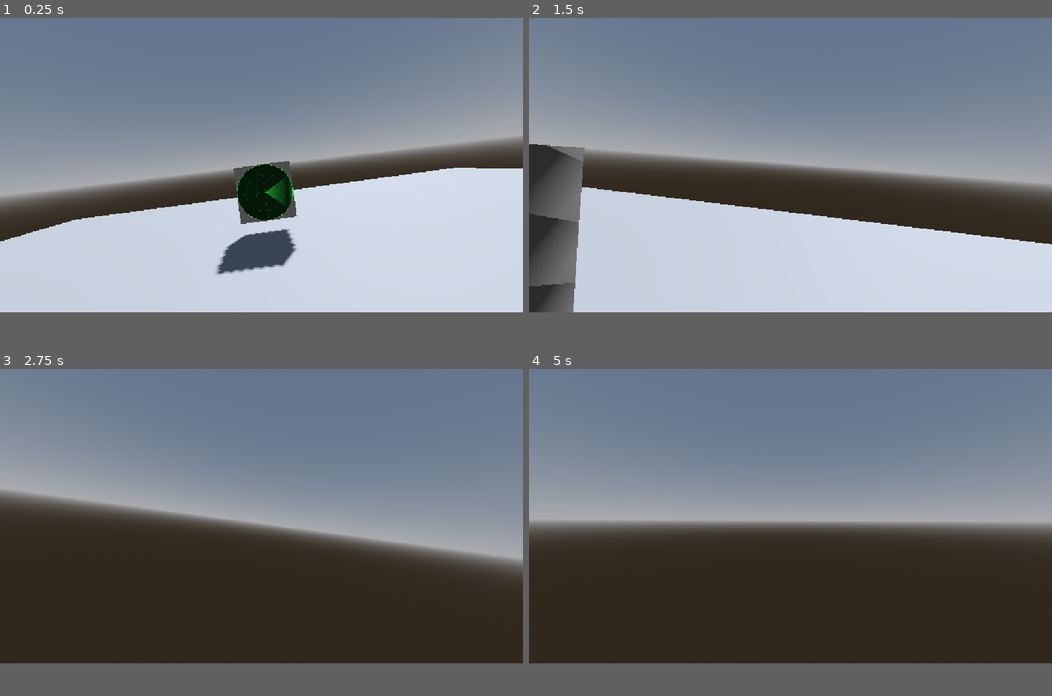
Above: before the commit, frames 1-4 (two rows, left to right).
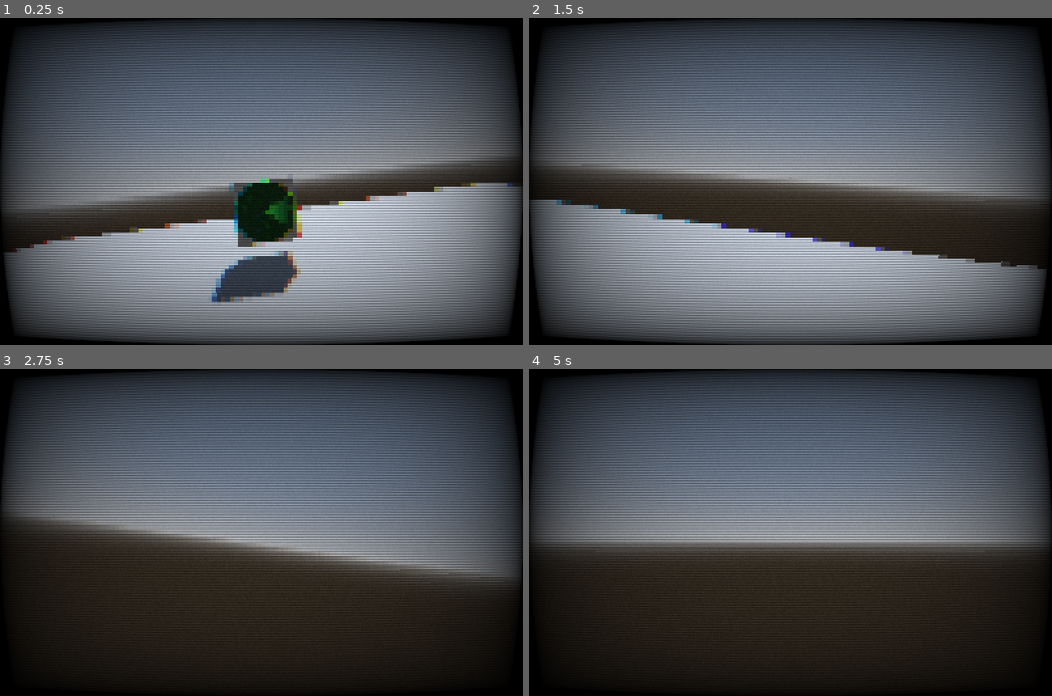
Above: after the commit, the same moments.

Repository: JCGabr/Ascension
Game: Godot game, scene res://map/test_map.tscn
Same seed, same stepped clock (60 frames per second), same inputs: the game is played once before the commit and once after it.
Inputs (mouse positions are in pixels of both pictures, inside the frame that each line leads up to):
- Up to frame 1 (0.25 s): no input
- Up to frame 2 (1.5 s): tap Enter (ui_accept) at 0.5, 0.77 s; move the mouse to (816, 165) at 0.52 s; hold W (up) from 0.53 s (still down); right-click (816, 165) at 0.6 s; move the mouse to (764, 165) at 1.27 s; right-click (764, 165) at 1.35 s
- Up to frame 3 (2.75 s): keep holding W (up); tap Enter (ui_accept) at 1.52 s; move the mouse to (271, 509) at 2.02 s; right-click (271, 509) at 2.1 s
- Up to frame 4 (5 s): keep holding W (up); move the mouse to (785, 519) at 2.77 s; right-click (785, 519) at 2.85 s; tap Enter (ui_accept) at 3.02, 3.77, 4.52 s; move the mouse to (827, 519) at 3.52 s; right-click (827, 519) at 3.6 s; move the mouse to (748, 512) at 4.27 s; right-click (748, 512) at 4.35 s
In our replay, the window is 800x450 before the commit and 800x500 after it. These sizes can differ from the game's own. Grey fills any space a smaller window leaves; there, only what the larger window draws over its background counts as a difference.

The runs differ from the first frame. In frame 1, 87% of the frame differs, in the area x 0-100%, y 0-100%; in frame 2, 81%; in frame 3, 57%; in frame 4, 57%.

Commit message:
feat(shader): add shader and window config

Diff:
--- a/map/test_map.tscn
+++ b/map/test_map.tscn
@@ -3,6 +3,7 @@
 [ext_resource type="Script" uid="uid://dih1db2nuqdm0" path="res://map/base.gd" id="1_qyrbn"]
 [ext_resource type="PackedScene" uid="uid://dvkwcyjti5svh" path="res://player/player.tscn" id="1_r1p3x"]
 [ext_resource type="PackedScene" uid="uid://lqd71ggnd5ua" path="res://interactuable_objects/console.tscn" id="2_qyrbn"]
+[ext_resource type="Shader" uid="uid://imi872kt56kx" path="res://shader/pixel_tv.gdshader" id="4_67hre"]
 
 [sub_resource type="ProceduralSkyMaterial" id="ProceduralSkyMaterial_4qc02"]
 sky_horizon_color = Color(0.66224277, 0.6717428, 0.6867428, 1)
@@ -61,6 +62,18 @@
 &"shake": SubResource("Animation_qyrbn")
 }
 
+[sub_resource type="ShaderMaterial" id="ShaderMaterial_1cmj6"]
+shader = ExtResource("4_67hre")
+shader_parameter/pixel_size = 3.50000011875
+shader_parameter/curvature = 4.0
+shader_parameter/scanline_count = 230.518008574605
+shader_parameter/scanline_intensity = 0.3
+shader_parameter/chromatic_aberration = 0.003
+shader_parameter/vignette_strength = 0.8
+shader_parameter/vignette_softness = 0.5
+shader_parameter/noise_amount = 0.03
+shader_parameter/brightness = 1.1
+
 [node name="Submarine" type="Node3D" unique_id=1964483830 node_paths=PackedStringArray("animation_player", "player")]
 script = ExtResource("1_qyrbn")
 animation_player = NodePath("AnimationPlayer")
@@ -95,3 +108,14 @@
 
 [node name="AnimationPlayer" type="AnimationPlayer" parent="." unique_id=1412102744]
 libraries/ = SubResource("AnimationLibrary_67hre")
+
+[node name="CanvasLayer" type="CanvasLayer" parent="." unique_id=870450182]
+
+[node name="ColorRect" type="ColorRect" parent="CanvasLayer" unique_id=231204092]
+material = SubResource("ShaderMaterial_1cmj6")
+anchors_preset = 15
+anchor_right = 1.0
+anchor_bottom = 1.0
+grow_horizontal = 2
+grow_vertical = 2
+mouse_filter = 2
--- a/project.godot
+++ b/project.godot
@@ -21,6 +21,8 @@
 
 [display]
 
+window/size/viewport_width=1600
+window/size/viewport_height=1000
 window/stretch/mode="canvas_items"
 window/stretch/aspect="expand"
 
--- /dev/null
+++ b/shader/pixel_shader.gdshader
@@ -0,0 +1,19 @@
+shader_type canvas_item;
+
+uniform float pixel_size : hint_range(1.0, 64.0) = 8.0;
+uniform sampler2D screen_texture : hint_screen_texture, filter_nearest;
+
+void fragment() {
+    vec2 screen_size = 1.0 / SCREEN_PIXEL_SIZE;
+
+    // Coordenadas de pantalla actuales
+    vec2 uv = SCREEN_UV;
+
+    // Tamaño de cada "celda" pixel en UV de pantalla
+    vec2 cell = pixel_size / screen_size;
+
+    // Redondeamos al centro de la celda más cercana
+    vec2 pixelated_uv = floor(uv / cell) * cell + cell * 0.5;
+
+    COLOR = texture(screen_texture, pixelated_uv);
+}
--- /dev/null
+++ b/shader/pixel_tv.gdshader
@@ -0,0 +1,82 @@
+shader_type canvas_item;
+
+uniform sampler2D screen_texture : hint_screen_texture, filter_nearest;
+
+// --- Pixelado ---
+uniform float pixel_size : hint_range(1.0, 64.0) = 8.0;
+
+// --- Curvatura de pantalla ---
+uniform float curvature : hint_range(0.0, 10.0) = 4.0;
+
+// --- Scanlines ---
+uniform float scanline_count : hint_range(50.0, 800.0) = 240.0;
+uniform float scanline_intensity : hint_range(0.0, 1.0) = 0.3;
+
+// --- Aberración cromática ---
+uniform float chromatic_aberration : hint_range(0.0, 0.02) = 0.003;
+
+// --- Viñeta ---
+uniform float vignette_strength : hint_range(0.0, 2.0) = 0.8;
+uniform float vignette_softness : hint_range(0.1, 2.0) = 0.5;
+
+// --- Ruido/estática ---
+uniform float noise_amount : hint_range(0.0, 0.2) = 0.03;
+
+// --- Brillo general ---
+uniform float brightness : hint_range(0.5, 2.0) = 1.1;
+
+float random(vec2 uv) {
+    return fract(sin(dot(uv, vec2(12.9898, 78.233))) * 43758.5453);
+}
+
+vec2 curve_uv(vec2 uv) {
+    uv = uv * 2.0 - 1.0;
+    vec2 offset = abs(uv.yx) / curvature;
+    uv = uv + uv * offset * offset;
+    uv = uv * 0.5 + 0.5;
+    return uv;
+}
+
+vec2 pixelate_uv(vec2 uv, vec2 screen_size) {
+    vec2 cell = pixel_size / screen_size;
+    return floor(uv / cell) * cell + cell * 0.5;
+}
+
+void fragment() {
+    vec2 uv = curve_uv(SCREEN_UV);
+    vec2 screen_size = 1.0 / SCREEN_PIXEL_SIZE;
+
+    bool out_of_bounds = uv.x < 0.0 || uv.x > 1.0 || uv.y < 0.0 || uv.y > 1.0;
+
+    if (out_of_bounds) {
+        COLOR = vec4(0.0, 0.0, 0.0, 1.0);
+    } else {
+        // Aplicamos el pixelado ANTES de leer la textura
+        vec2 pixel_uv = pixelate_uv(uv, screen_size);
+
+        // Aberración cromática sobre la imagen ya pixelada
+        float r = texture(screen_texture, pixel_uv + vec2(chromatic_aberration, 0.0)).r;
+        float g = texture(screen_texture, pixel_uv).g;
+        float b = texture(screen_texture, pixel_uv - vec2(chromatic_aberration, 0.0)).b;
+        vec3 color = vec3(r, g, b);
+
+        // Scanlines
+        float scanline = sin(uv.y * scanline_count * PI) * 0.5 + 0.5;
+        color *= 1.0 - scanline_intensity * scanline;
+
+        // Ruido/estática
+        float noise = random(uv + vec2(TIME * 0.01, 0.0)) * noise_amount;
+        color += noise;
+
+        // Viñeta
+        vec2 vignette_uv = uv * (1.0 - uv.yx);
+        float vignette = vignette_uv.x * vignette_uv.y * 15.0;
+        vignette = pow(vignette, vignette_strength * vignette_softness);
+        color *= clamp(vignette, 0.0, 1.0);
+
+        // Brillo
+        color *= brightness;
+
+        COLOR = vec4(color, 1.0);
+    }
+}
--- /dev/null
+++ b/shader/tv.gdshader
@@ -0,0 +1,70 @@
+shader_type canvas_item;
+
+uniform sampler2D screen_texture : hint_screen_texture, filter_nearest;
+
+// Curvatura de pantalla
+uniform float curvature : hint_range(0.0, 10.0) = 4.0;
+
+// Scanlines (líneas horizontales)
+uniform float scanline_count : hint_range(50.0, 800.0) = 240.0;
+uniform float scanline_intensity : hint_range(0.0, 1.0) = 0.3;
+
+// Aberración cromática
+uniform float chromatic_aberration : hint_range(0.0, 0.02) = 0.003;
+
+// Viñeta
+uniform float vignette_strength : hint_range(0.0, 2.0) = 0.8;
+uniform float vignette_softness : hint_range(0.1, 2.0) = 0.5;
+
+// Ruido/estática
+uniform float noise_amount : hint_range(0.0, 0.2) = 0.03;
+
+// Brillo general
+uniform float brightness : hint_range(0.5, 2.0) = 1.1;
+
+float random(vec2 uv) {
+    return fract(sin(dot(uv, vec2(12.9898, 78.233))) * 43758.5453);
+}
+
+vec2 curve_uv(vec2 uv) {
+    uv = uv * 2.0 - 1.0;
+    vec2 offset = abs(uv.yx) / curvature;
+    uv = uv + uv * offset * offset;
+    uv = uv * 0.5 + 0.5;
+    return uv;
+}
+
+void fragment() {
+    vec2 uv = curve_uv(SCREEN_UV);
+
+    bool out_of_bounds = uv.x < 0.0 || uv.x > 1.0 || uv.y < 0.0 || uv.y > 1.0;
+
+    if (out_of_bounds) {
+        COLOR = vec4(0.0, 0.0, 0.0, 1.0);
+    } else {
+        // Aberración cromática: separamos los canales RGB
+        float r = texture(screen_texture, uv + vec2(chromatic_aberration, 0.0)).r;
+        float g = texture(screen_texture, uv).g;
+        float b = texture(screen_texture, uv - vec2(chromatic_aberration, 0.0)).b;
+        vec3 color = vec3(r, g, b);
+
+        // Scanlines
+        float scanline = sin(uv.y * scanline_count * PI) * 0.5 + 0.5;
+        color *= 1.0 - scanline_intensity * scanline;
+
+        // Ruido/estática
+        float noise = random(uv + vec2(TIME * 0.01, 0.0)) * noise_amount;
+        color += noise;
+
+        // Viñeta
+        vec2 vignette_uv = uv * (1.0 - uv.yx);
+        float vignette = vignette_uv.x * vignette_uv.y * 15.0;
+        vignette = pow(vignette, vignette_strength * vignette_softness);
+        color *= clamp(vignette, 0.0, 1.0);
+
+        // Brillo
+        color *= brightness;
+
+        COLOR = vec4(color, 1.0);
+    }
+}
Not shown, added: shader/pixel_shader.gdshader.uid
Not shown, added: shader/pixel_tv.gdshader.uid
Not shown, added: shader/tv.gdshader.uid
